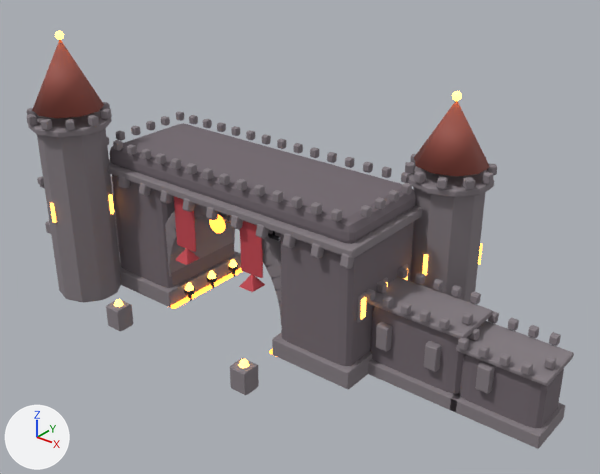
What one commit did to the glTF model assets/castle.glb.
Both versions are drawn from a 50 mm camera at (81.9, -90.5, 72.4) aimed at (8.2, 1.6, 15.3). Every picture has the same lights, and +X, +Y and +Z are marked at lower left. The picture after the commit comes second. Where no turn or scale is listed for an object, it has been applied to the vertices.

In view in the first picture: 'C_Portrait', 'C_RoofPaint', 'C_Stone', 'C_WallPaint' and 4 more.
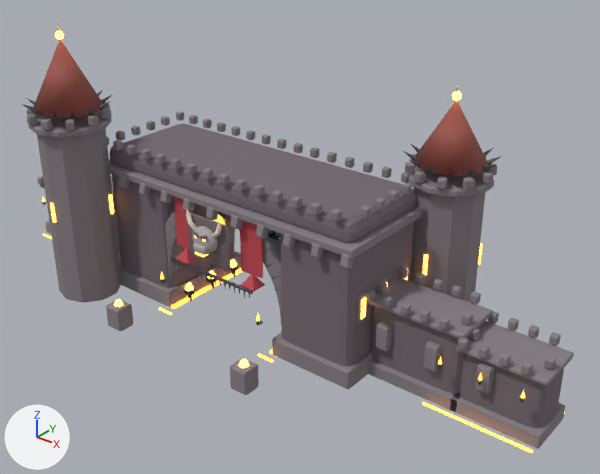
Changed parts and their boxes (x1, y1, x2, y2) in the pictures (600 x 474 px):
'C_Polish', added
    after: (21, 24, 565, 453)
    faces in mat_castlestonedark (grey #6f6569): (188, 212, 230, 271)
    faces in mat_castleiron (dark grey #616169): (21, 91, 526, 403)
    faces in mat_lavaglow (orange #ffb345, glowing orange #ffa638): (42, 197, 565, 453)
    faces in mat_castlerelief (grey #ada6aa): (192, 226, 218, 255)
    faces in mat_castlebone (pale yellow #f9f1da): (186, 210, 222, 256)

What the commit changed:
Material 'CastleStoneDark' (mat_castlestonedark) is new.
Its base color is (0.16, 0.13, 0.14) (grey #6f6569).
Its roughness is 0.85.
Material 'CastleRelief' (mat_castlerelief) is new.
Its base color is (0.42, 0.38, 0.4) (grey #ada6aa).
Its roughness is 0.8.
Material 'CastleBone' (mat_castlebone) is new.
Its base color is (0.95, 0.88, 0.7) (pale yellow #f9f1da).
Its roughness is 0.6.
Material 'CastleGold' (mat_castlegold) is new.
Its base color is (1.0, 0.74, 0.2) (yellow #ffdf7c).
Its metallic is 0.85.
Its roughness is 0.3.
Material 'CastleIron' (mat_castleiron) is new.
Its base color is (0.12, 0.12, 0.14) (dark grey #616169).
Its metallic is 0.7.
Its roughness is 0.45.
Material 'LavaGlow' (mat_lavaglow) is new.
Its base color is (1.0, 0.45, 0.06) (orange #ffb345).
Its roughness is 0.4.
Its emission color is (1.0, 0.38, 0.04) (orange #ffa638).
Its emission strength is 4.0.
Mesh me_c_polish is new.
It has 2484 vertices, 4424 faces and spans x -52.2..52.2, y -20.2..20.2, z 0.0..46.6.
Faces by material slot: [344, 1096, 1140, 288, 364, 1192].
It uses material mat_castlestonedark (grey #6f6569).
It uses material mat_castlerelief (grey #ada6aa).
It uses material mat_castleiron (dark grey #616169).
It uses material mat_castlebone (pale yellow #f9f1da).
It uses material mat_castlegold (yellow #ffdf7c).
It uses material mat_lavaglow (orange #ffb345, glowing orange #ffa638).
Object 'C_Polish' (ob_c_polish) is new; it shows me_c_polish.
Its location is (0.0, 0.0, 0.0).
